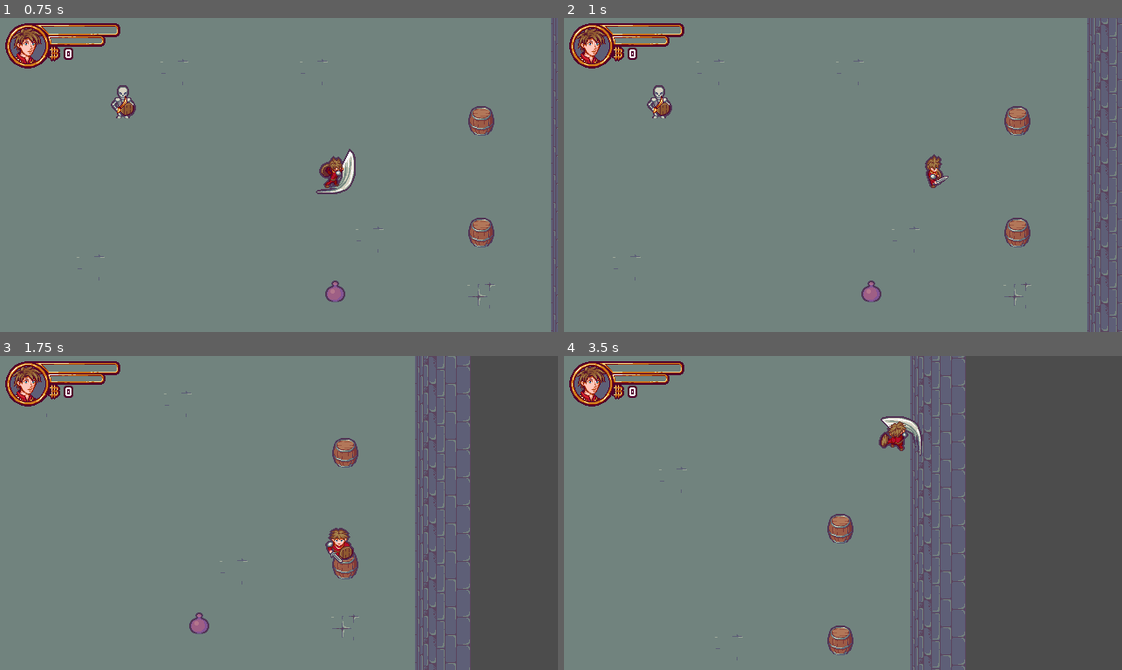
Above: before the commit, frames 1-4 (two rows, left to right).
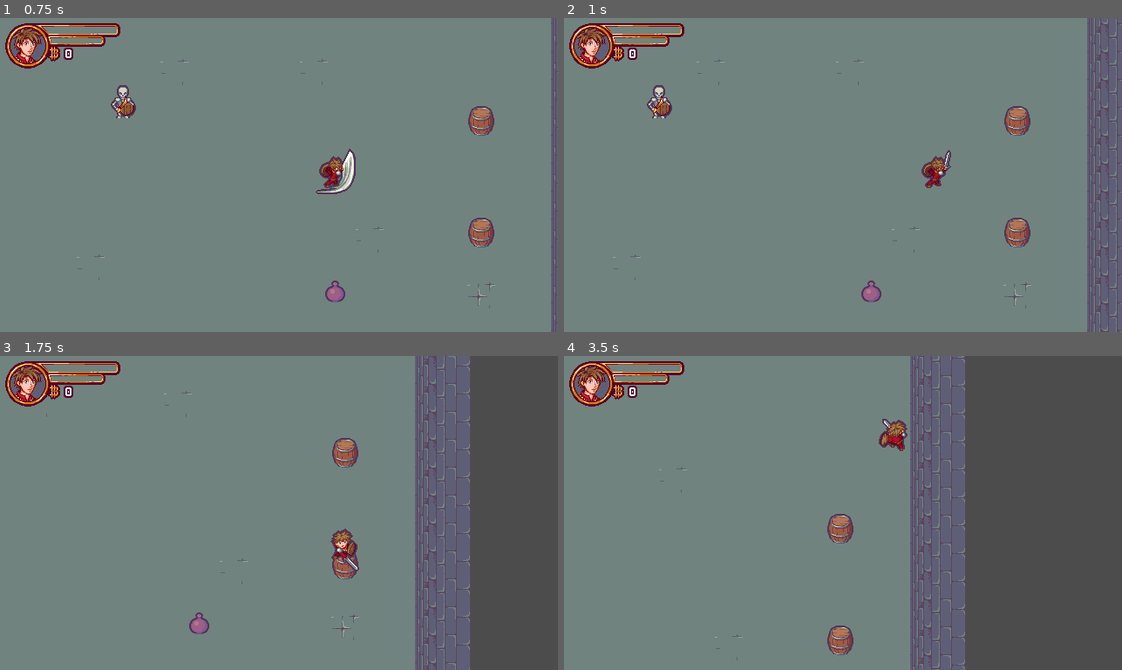
Above: after the commit, the same moments.

Repository: EvilYep/godot-rogue-like-tutorial
Game: Godot game, scene res://Scenes/Levels/Level.tscn
The game is run twice, just before and just after one commit, with the same random seed, the same clock (stepped at 60 frames per second) and the same inputs. Sound files missing from this copy of the repository are replaced by a short silence.
Inputs:
- Up to frame 1 (0.75 s): tap Enter (ui_accept) at 0.5, 0.6 s; hold Right (ui_right) from 0.53 s (still down)
- Up to frame 2 (1 s): keep holding Right (ui_right); tap Enter (ui_accept) at 0.77 s
- Up to frame 3 (1.75 s): tap Enter (ui_accept) at 1.07, 1.35, 1.52 s; release Right (ui_right) at 1.28 s; hold Down (ui_down) from 1.28 s (still down)
- Up to frame 4 (3.5 s): tap Enter (ui_accept) at 1.82, 2.1, 2.85, 3.02, 3.32 s; release Down (ui_down) at 2.03 s; hold Right (ui_right) 2.03-2.78 s; hold Up (ui_up) from 2.78 s (still down)

Frame 1 is identical in both runs. In frame 2, 0.4% of the frame differs, in the area x 64-70%, y 41-55%; in frame 3, 0.4%, in the area x 58-65%, y 54-69%; in frame 4, 0.4%.
Error after the commit: Invalid call. Nonexistent function 'enter_state' in base 'Node'. (res://StateMachine/StateMachine.gd:25)

Commit message:
setting up advanced state machine with nodes :european_castle:

Diff:
--- a/Scenes/Actors/Actor.gd
+++ b/Scenes/Actors/Actor.gd
@@ -2,14 +2,9 @@
 
 class_name Actor
 
+onready var state_machine = $StateMachine
 onready var animated_sprite = $AnimatedSprite
 onready var attack_hit_box = $AttackHitBox
-
-enum STATE {
-	IDLE,
-	MOVE,
-	ATTACK
-}
 
 var dir_dict : Dictionary = {
 	"Left" : Vector2.LEFT,
@@ -18,22 +13,13 @@
 	"Down" : Vector2.DOWN
 }
 
-var state : int = STATE.IDLE setget set_state, get_state
 var speed : float = 300.0
 var moving_direction := Vector2.ZERO setget set_moving_direction, get_moving_direction
 var facing_direction := Vector2.DOWN setget set_facing_direction, get_facing_direction
-signal state_changed
 signal facing_direction_changed
 signal moving_direction_changed
 
 ####  ACCESSORS  ####
-
-func set_state(value: int) -> void:
-	if value != state:
-		state = value
-		emit_signal("state_changed")
-
-func get_state() -> int: return state
 
 func set_facing_direction(value: Vector2) -> void:
 	if facing_direction != value:
@@ -52,7 +38,7 @@
 #### BUILT-IN ####
 
 func _ready() -> void:
-	var __ = connect("state_changed", self, "_on_state_changed")
+	var __ = state_machine.connect("state_changed", self, "_on_state_changed")
 	__ = connect("facing_direction_changed", self, "_on_facing_direction_changed")
 	__ = connect("moving_direction_changed", self, "_on_moving_direction_changed")
 	__ = animated_sprite.connect("animation_finished", self, "_on_AnimatedSprite_animation_finished")
@@ -66,12 +52,7 @@
 # Update animation based on current state and facing direction
 func _update_animation() -> void:
 	var direction = _find_dir_name(facing_direction)
-	var state_name = ""
-
-	match(state):
-		STATE.IDLE: state_name = "Idle"
-		STATE.MOVE: state_name = "Move"
-		STATE.ATTACK: state_name = "Attack"
+	var state_name = state_machine.get_state_name()
 
 	animated_sprite.play(state_name + direction)
 
@@ -97,12 +78,12 @@
 	attack_hit_box.set_rotation_degrees(rad2deg(angle) - 90)
 
 ####  SIGNAL RESPONSES  ####
-func _on_state_changed() -> void:
+func _on_state_changed(_new_state: Object) -> void:
 	_update_animation()
 
 func _on_AnimatedSprite_animation_finished() -> void:
 	if "Attack".is_subsequence_of(animated_sprite.get_animation()):
-		set_state(STATE.IDLE)
+		state_machine.set_state("Idle")
 
 func _on_facing_direction_changed() -> void:
 	_update_animation()
--- a/Scenes/Actors/Actor.tscn
+++ b/Scenes/Actors/Actor.tscn
@@ -1,6 +1,7 @@
-[gd_scene load_steps=3 format=2]
+[gd_scene load_steps=4 format=2]
 
 [ext_resource path="res://Scenes/Actors/Actor.gd" type="Script" id=1]
+[ext_resource path="res://StateMachine/StateMachine.gd" type="Script" id=2]
 
 [sub_resource type="SpriteFrames" id=1]
 animations = [ {
@@ -36,3 +37,12 @@
 __meta__ = {
 "_edit_lock_": true
 }
+
+[node name="StateMachine" type="Node" parent="."]
+script = ExtResource( 2 )
+
+[node name="Idle" type="Node" parent="StateMachine"]
+
+[node name="Move" type="Node" parent="StateMachine"]
+
+[node name="Attack" type="Node" parent="StateMachine"]
--- a/Scenes/Actors/Character/Player.gd
+++ b/Scenes/Actors/Character/Player.gd
@@ -14,13 +14,13 @@
 	set_moving_direction(dir.normalized())
 
 	if Input.is_action_just_pressed("ui_accept"):
-		set_state(STATE.ATTACK)
+		state_machine.set_state("Attack")
 
-	if state != STATE.ATTACK:
+	if state_machine.get_state_name() != "Attack":
 		if moving_direction == Vector2.ZERO:
-			set_state(STATE.IDLE)
+			state_machine.set_state("Idle")
 		else:
-			set_state(STATE.MOVE)
+			state_machine.set_state("Move")
 
 ####  LOGIC  ####
 
@@ -35,9 +35,9 @@
 
 ####  SIGNAL RESPONSES  ####
 
-func _on_state_changed() -> void:
-	if state == STATE.ATTACK:
+func _on_state_changed(new_state: Object) -> void:
+	if new_state.name == "Attack":
 		if _interaction_attempt():
-			set_state(STATE.IDLE)
-	# appelle la même méthode du parent
-	._on_state_changed()
+			state_machine.set_state("Idle")
+
+	._on_state_changed(new_state)
--- a/Scenes/Actors/Character/Player.tscn
+++ b/Scenes/Actors/Character/Player.tscn
@@ -14,7 +14,6 @@
 
 [node name="AnimatedSprite" parent="." index="0"]
 frames = ExtResource( 3 )
-animation = "IdleDown"
 
 [node name="CollisionShape2D" parent="." index="1"]
 shape = ExtResource( 1 )
--- /dev/null
+++ b/StateMachine/State.gd
@@ -0,0 +1,13 @@
+extends Node
+
+class_name State
+
+# Abstract Class
+func enter_state() -> void:
+	pass
+
+func exit_state() -> void:
+	pass
+
+func update(delta: float) -> void:
+	pass
--- /dev/null
+++ b/StateMachine/StateMachine.gd
@@ -0,0 +1,42 @@
+extends Node
+
+class_name StateMachine
+
+var current_state : Node = null setget set_state, get_state
+var previous_state : Node = null setget , get_previous_state
+
+signal state_changed(state)
+
+#### ACCESSORS ####
+
+func set_state(state) -> void:
+	if state is String:
+		state = get_node_or_null(state)
+
+	if state == current_state:
+		return
+
+	if current_state != null:
+		current_state.exit_state()
+
+	previous_state = current_state
+	current_state = state
+
+	current_state.enter_state()
+
+	emit_signal("state_changed", current_state)
+
+func get_state() -> Node: return current_state
+
+func get_state_name() -> String:
+	if current_state == null:
+		return ""
+	return current_state.name
+
+func get_previous_state() -> Node: return previous_state
+
+#### BUILT-IN ####
+
+func _physics_process(delta: float) -> void:
+	if current_state != null:
+		current_state.update(delta)
--- a/project.godot
+++ b/project.godot
@@ -23,11 +23,23 @@
 "class": "Player",
 "language": "GDScript",
 "path": "res://Scenes/Actors/Character/Player.gd"
+}, {
+"base": "Node",
+"class": "State",
+"language": "GDScript",
+"path": "res://StateMachine/State.gd"
+}, {
+"base": "Node",
+"class": "StateMachine",
+"language": "GDScript",
+"path": "res://StateMachine/StateMachine.gd"
 } ]
 _global_script_class_icons={
 "Actor": "",
 "Enemy": "",
-"Player": ""
+"Player": "",
+"State": "",
+"StateMachine": ""
 }
 
 [application]
